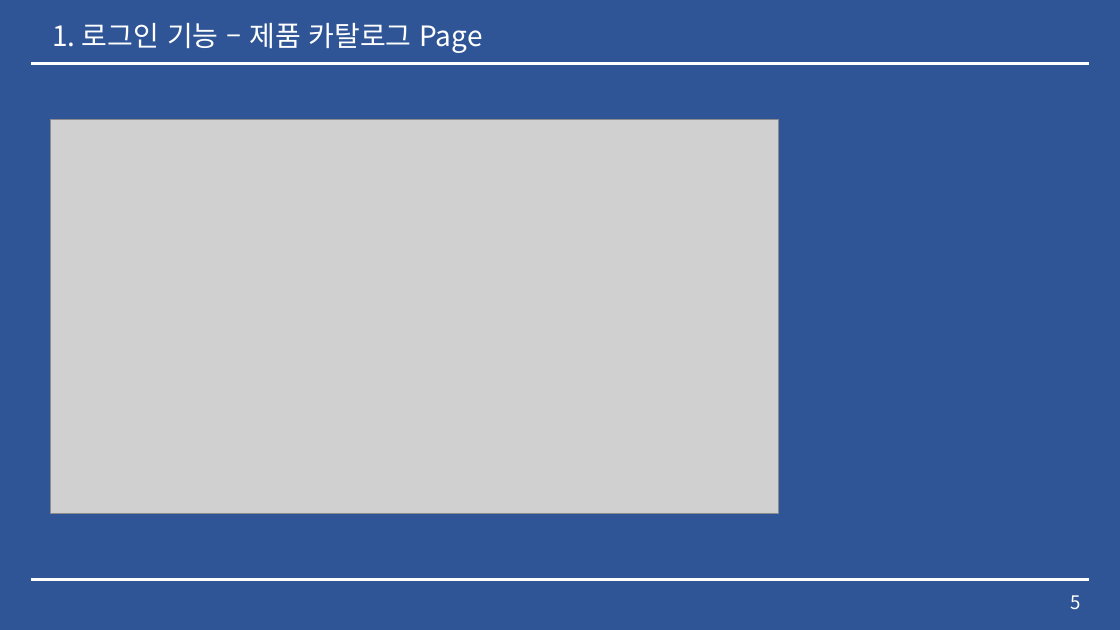
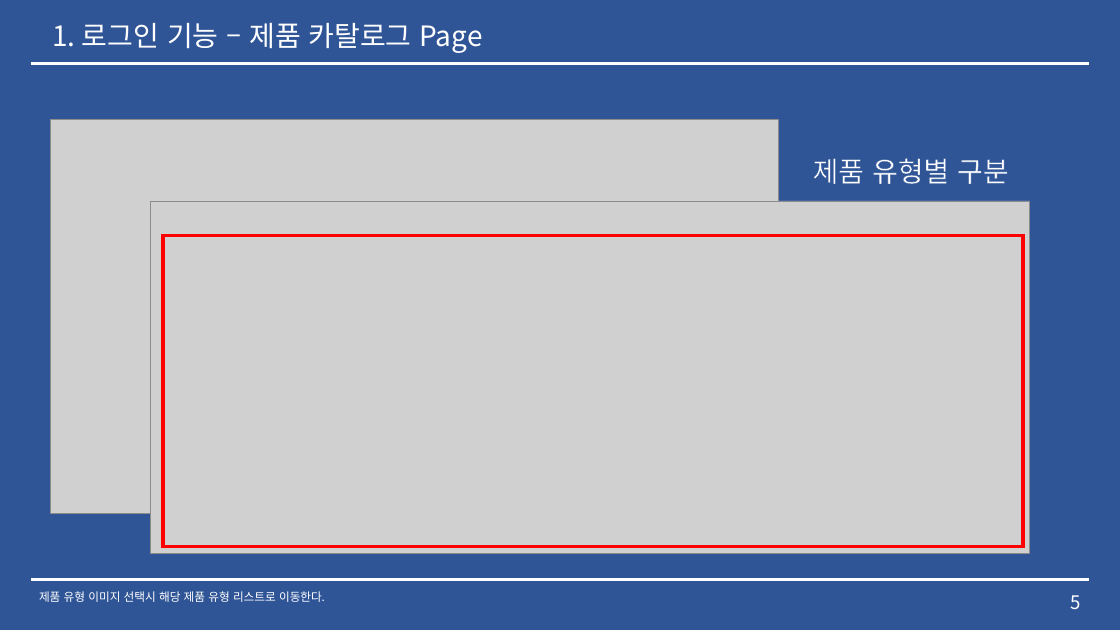
Before and after one commit to lx9203/fulfillmentBlue, a slide deck: slide 5 of Fulfillment 중간발표.pptx. Drawn at 1120x630 pixels with LibreOffice and Linux fonts; fonts in the diff are those of the drawing; grey boxes stand for pictures. Boxes give left, top, right and bottom in pixels: in the first picture for what was removed or moved away, otherwise in the second. Text is boxed around its words. In the diff, an @@ line names an element or a change of style, - is before the commit and + after.

```diff
--- a/Fulfillment 중간발표.pptx
+++ b/Fulfillment 중간발표.pptx
@@ text added at [813, 158, 1009, 184], 24 pt, text #FFFFFF @@
+제품 유형별 구분
@@ picture added at [150, 201, 1030, 553] @@
@@ rectangle added at [163, 236, 1023, 547], outline #FF0000 3 pt @@
@@ text added at [39, 591, 325, 602], 10 pt, text #FFFFFF @@
+제품 유형 이미지 선택시 해당 제품 유형 리스트로 이동한다.
```
Also in this commit, not shown: 9 other slides changed, 4 other files.
